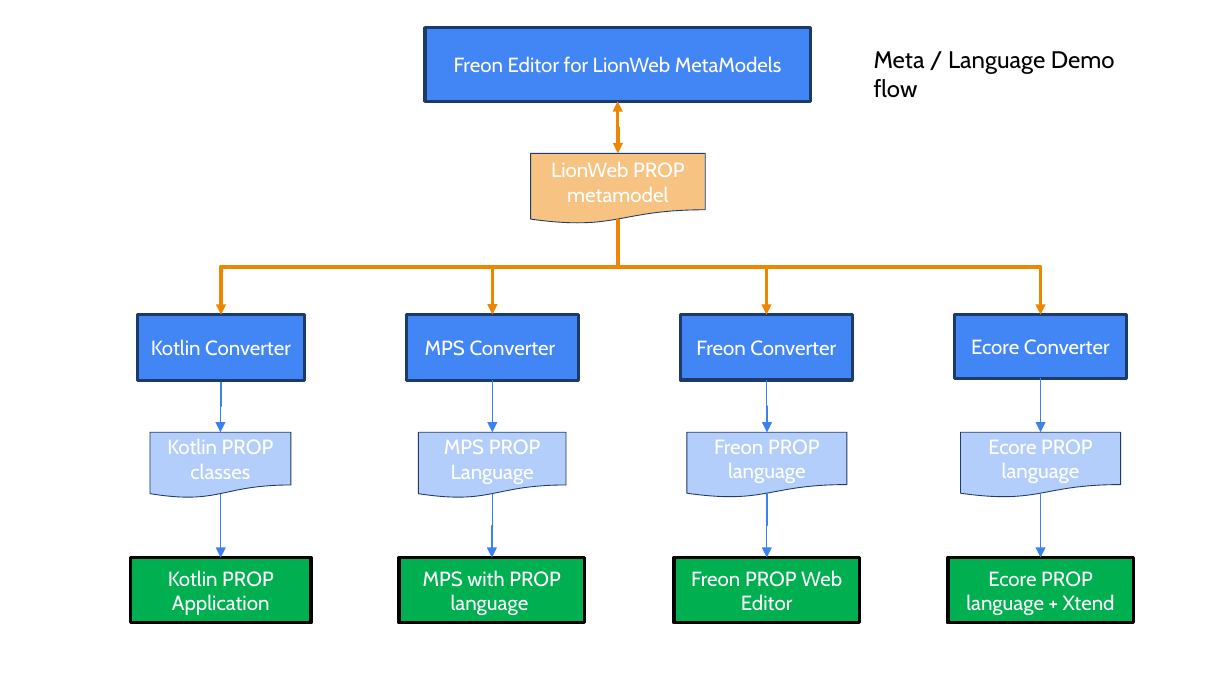
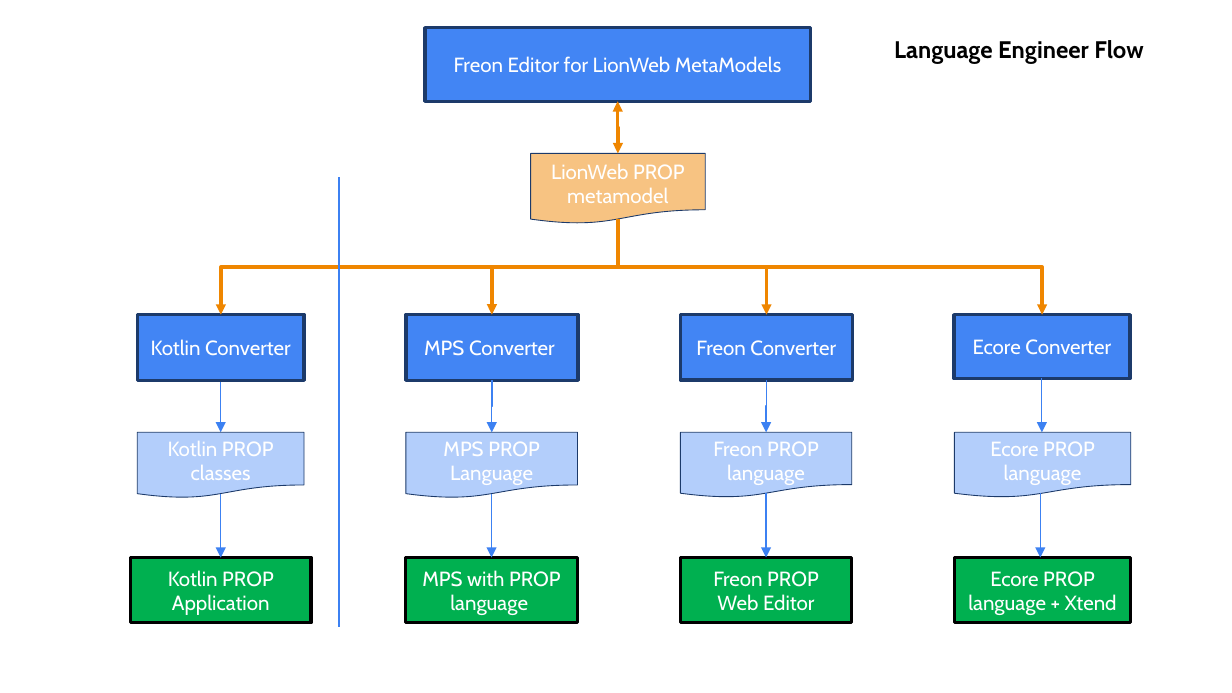
Before and after one commit to LionWeb-io/specification, a slide deck: slide 14 of resources/LangDev Talk.pptx. Drawn at 1232x693 pixels with LibreOffice and Linux fonts; fonts in the diff are those of the drawing. Boxes give left, top, right and bottom in pixels: in the first picture for what was removed or moved away, otherwise in the second. Text is boxed around its words. In the diff, an @@ line names an element or a change of style, - is before the commit and + after.

```diff
--- a/resources/LangDev Talk.pptx
+++ b/resources/LangDev Talk.pptx
@@ text at (894,40,1143,64): text changed; bold on @@
-Meta / Language Demo flow
+Language Engineer Flow
@@ line added from (339, 177) to (339, 627), #3C81F3 0.75 pt @@
@@ elbow arrow (618, 219) - (1042, 314): route changed @@
@@ flow chart document "Kotlin PROP": place and size @@
-flow chart document "Kotlin PROP" at (150,432,291,498)
+flow chart document "Kotlin PROP" at (137,432,303,498)
@@ flow chart document "MPS PROP Language": place and size @@
-flow chart document "MPS PROP Language" at (419,432,567,498)
+flow chart document "MPS PROP Language" at (405,432,577,498)
@@ flow chart document "Freon PROP language": place and size @@
-flow chart document "Freon PROP language" at (687,432,848,498)
+flow chart document "Freon PROP language" at (680,432,851,498)
@@ flow chart document "Ecore PROP language": place and size @@
-flow chart document "Ecore PROP language" at (961,432,1121,498)
+flow chart document "Ecore PROP language" at (955,432,1131,498)
@@ rectangle "MPS with PROP language": place and size @@
-rectangle "MPS with PROP language" at (399,558,585,623)
+rectangle "MPS with PROP language" at (405,558,578,623)
@@ rectangle "Freon PROP Web Editor": place and size @@
-rectangle "Freon PROP Web Editor" at (674,558,860,623)
+rectangle "Freon PROP Web Editor" at (680,558,851,623)
@@ rectangle "Ecore PROP language + Xtend": place and size @@
-rectangle "Ecore PROP language + Xtend" at (947,558,1133,623)
+rectangle "Ecore PROP language + Xtend" at (955,558,1131,623)
```
Also in this commit, not shown: 11 other slides changed.
